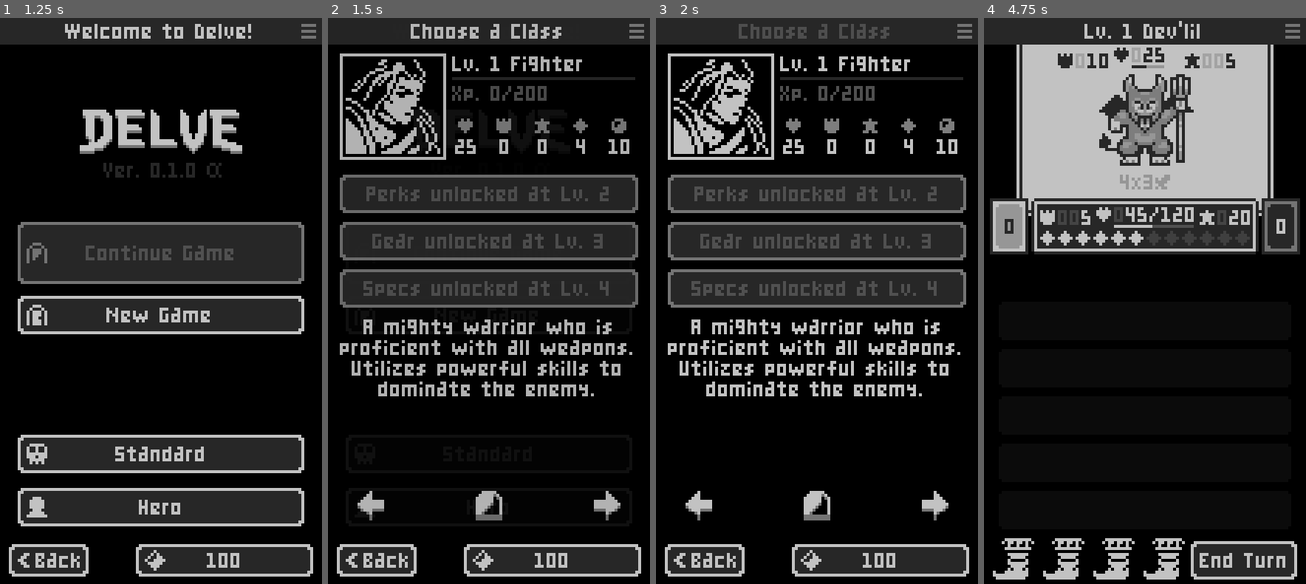
Above: before the commit, frames 1-4 (left to right).
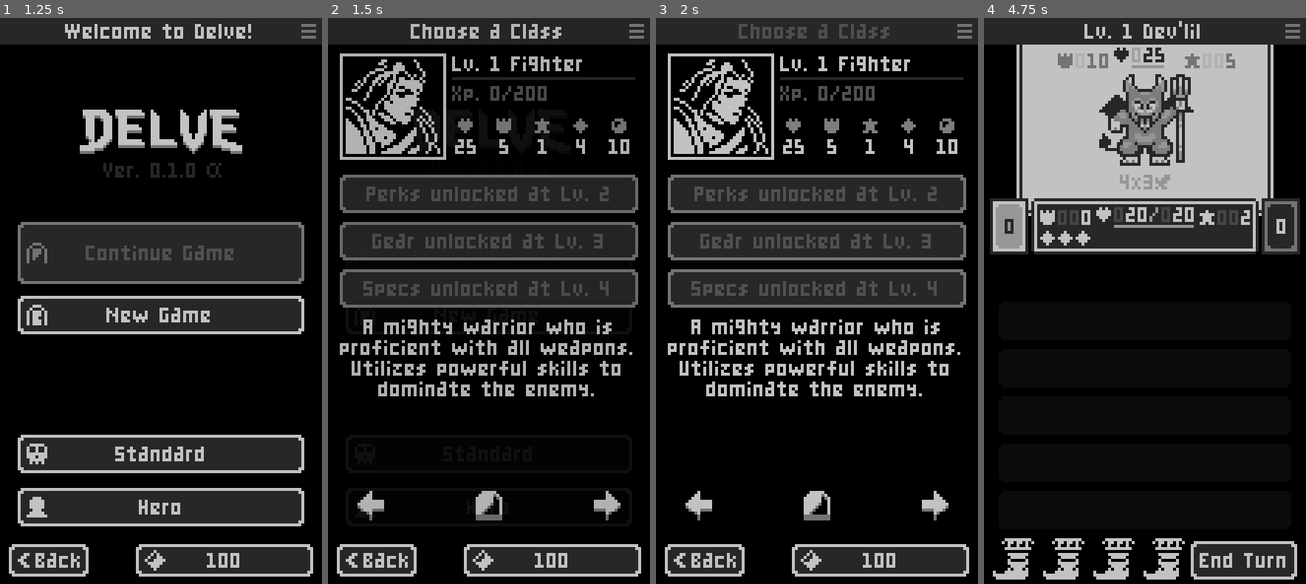
Above: after the commit, the same moments.

Repository: ashriot/Delve
Game: Godot game, scene res://src/core/Game.tscn
Two runs of this game, one before a commit and one after it. Both use one fixed random seed, a clock stepped at 60 frames per second and the inputs below.
Inputs (mouse positions are in pixels of both pictures, inside the frame that each line leads up to):
- Up to frame 1 (1.25 s): click "Back" at 0.5 s
- Up to frame 2 (1.5 s): click "New Game" at 1.25 s
- Up to frame 3 (2 s): no input
- Up to frame 4 (4.75 s): click "New Game" at 2 s; click (1264, 504) at 2.75 s; click (1264, 504) at 3.5 s; click "Hero" at 4.25 s

Frame 1 is identical in both runs. In frame 2, less than 0.1% of the frame differs, in the area x 53-68%, y 21-24%; in frame 3, less than 0.1%; in frame 4, 0.9%, in the area x 22-83%, y 6-41%.

Commit message:
ActionBtn ButtonUp bug

Diff:
--- a/project.godot
+++ b/project.godot
@@ -98,6 +98,11 @@
 "class": "Player",
 "language": "GDScript",
 "path": "res://resources/Player.gd"
+}, {
+"base": "BattleControl",
+"class": "PlayerPanel",
+"language": "GDScript",
+"path": "res://src/battle/PlayerPanel.gd"
 }, {
 "base": "BattleState",
 "class": "PlayerTurnStartState",
@@ -153,6 +158,7 @@
 "NextTurnState": "",
 "Perk": "",
 "Player": "",
+"PlayerPanel": "",
 "PlayerTurnStartState": "",
 "Run": "",
 "SaveGame": "",
--- a/resources/Player.gd
+++ b/resources/Player.gd
@@ -23,6 +23,7 @@
 	level = job.level
 	life_max = job.life
 	life = life_max
+	stamina = job.stamina
 	stamina_max = job.stamina
 	armor_initial = job.armor
 	mana_initial = job.mana
--- a/resources/jobs/fighter.tres
+++ b/resources/jobs/fighter.tres
@@ -11,8 +11,8 @@
 sprite_id = 0
 life = 25
 stamina = 4
-armor = 0
-mana = 0
+armor = 5
+mana = 1
 gold = 10
 level = 0
 xp = 0
--- a/src/battle/ActionBtn.gd
+++ b/src/battle/ActionBtn.gd
@@ -2,9 +2,9 @@
 class_name ActionBtn
 
 onready var btn := $Button
-onready var cost := $Button/Cost
+onready var cost_txt := $Button/Cost
 onready var cost_sprite := $Button/Cost/Icon/Sprite
-onready var stam_cost := $Button/StamCost
+onready var stam_cost_txt := $Button/StamCost
 onready var stam_img := $Button/StamCost/Image
 onready var dmg := $Button/Dmg
 onready var dmg_sprite := $Button/Dmg/Icon/Sprite
@@ -12,6 +12,9 @@
 
 onready var timer = $Timer
 onready var anim = $Button/AnimationPlayer
+
+var cost: int setget , get_cost
+var cost_type: int setget , get_cost_type
 
 var _action: Action
 var _played: bool
@@ -36,14 +39,14 @@
 func update_data() -> void:
 	emphasis.hide()
 	if _action.cost == 0:
-		stam_cost.hide()
-		cost.hide()
+		stam_cost_txt.hide()
+		cost_txt.hide()
 	elif _action.cost_type == Enums.ResourceType.STAMINA:
-		stam_cost.show()
+		stam_cost_txt.show()
 		stam_img.rect_size.x = _action.cost * 6
 	else:
-		cost.show()
-		cost.text = str(_action.cost)
+		cost_txt.show()
+		cost_txt.text = str(_action.cost)
 		cost_sprite.frame = _action.cost_type
 
 	btn.text = _action.title
@@ -58,11 +61,22 @@
 
 
 func play() -> void:
+	if _played: return
 	anim.play("Play")
 	_battle.play_action(self)
+	_played = true
+
+
+func get_cost() -> int:
+	return _action.cost
+
+
+func get_cost_type() -> int:
+	return _action.cost_type
 
 
 func _on_Button_up() -> void:
+	print("Button up!")
 	update_data()
 	timer.stop()
 	if _holding:
--- a/src/battle/Battle.gd
+++ b/src/battle/Battle.gd
@@ -7,13 +7,7 @@
 
 
 onready var enemy_panel := $EnemyPanel
-
-onready var player_life := $PlayerPanel/Life/Value
-onready var player_life_percent := $PlayerPanel/Life/Percent
-onready var player_armor := $PlayerPanel/Armor/Icon/Value
-onready var player_mana := $PlayerPanel/Mana/Icon/Value
-onready var player_stamina := $PlayerPanel/Stamina/StaminaCur
-onready var player_stamina_max := $PlayerPanel/Stamina/StaminaMax
+onready var player_panel := $PlayerPanel
 
 onready var draw_pile := $DrawPileIcon/DrawPile
 onready var draw_label := $DrawPileIcon/Label
@@ -45,9 +39,8 @@
 	enemy_panel.init(self)
 	enemy_panel.setup(enemy_job)
 	_deck = _game.save.deck
-	update_enemy_data()
-	enemy_panel.init(self)
 	player = _game.save.player
+	player_panel.init(self)
 	_hand_count = 0
 	self._draw_pile_count = 0
 	self._discard_pile_count = 0
@@ -104,12 +97,10 @@
 	pass
 
 
-func play_action(action: ActionBtn) -> void:
+func play_action(btn: ActionBtn) -> void:
 	self._discard_pile_count += 1
-
-
-func update_enemy_data() -> void:
-	enemy_panel.update_data()
+	if btn.cost > 0 and btn.cost_type == Enums.ResourceType.STAMINA:
+		player_panel.stamina_cur -= btn.cost
 
 
 func player_lost() -> bool:
@@ -130,18 +121,12 @@
 			return
 
 
-func pad_str(value: int, dark := false) -> String:
+func pad_str(value: int) -> String:
 	var string := str(value)
 	var zeros := "0".repeat(3 - string.length())
 
-	var transparent_color := "c2c2c2"
-	var main_color := "c2c2c2"
-	if dark:
-		transparent_color = "272727"
-		main_color = "272727"
-
-	var res := "[color=#33" + transparent_color + "]" + zeros + \
-		"[/color][color=#ff" + main_color + "]" + string + "[/color]"
+	var res := "[color=#33ffffff]" + zeros + \
+		"[/color][color=#ffffffff]" + string + "[/color]"
 	return res
 
 
--- a/src/battle/Battle.tscn
+++ b/src/battle/Battle.tscn
@@ -7,13 +7,11 @@
 [ext_resource path="res://assets/gui/img/star_white.png" type="Texture" id=5]
 [ext_resource path="res://assets/gui/img/ap_texture.png" type="Texture" id=6]
 [ext_resource path="res://assets/gui/img/square.png" type="Texture" id=7]
-[ext_resource path="res://assets/gui/img/heart_black.png" type="Texture" id=8]
+[ext_resource path="res://src/battle/PlayerPanel.gd" type="Script" id=8]
 [ext_resource path="res://assets/gui/elements/panel_white.tres" type="StyleBox" id=9]
 [ext_resource path="res://assets/gui/img/card_back.png" type="Texture" id=10]
 [ext_resource path="res://assets/gui/img/button_bg.png" type="Texture" id=11]
 [ext_resource path="res://src/battle/ItemBtn.tscn" type="PackedScene" id=12]
-[ext_resource path="res://assets/gui/img/shield_black.png" type="Texture" id=13]
-[ext_resource path="res://assets/gui/img/star_black.png" type="Texture" id=14]
 [ext_resource path="res://assets/images/sprites/icons.png" type="Texture" id=15]
 [ext_resource path="res://assets/images/sprites/conditions.png" type="Texture" id=16]
 [ext_resource path="res://src/battle/state/StateManager.gd" type="Script" id=17]
@@ -59,38 +57,6 @@
 "values": [ Color( 1, 1, 1, 0 ) ]
 }
 
-[sub_resource type="Animation" id=3]
-resource_name = "Idle"
-length = 1.2
-loop = true
-tracks/0/type = "value"
-tracks/0/path = NodePath("Enemy:frame")
-tracks/0/interp = 1
-tracks/0/loop_wrap = true
-tracks/0/imported = false
-tracks/0/enabled = true
-tracks/0/keys = {
-"times": PoolRealArray( 0, 0.4, 0.5, 0.8, 0.9 ),
-"transitions": PoolRealArray( 1, 1, 1, 1, 1 ),
-"update": 1,
-"values": [ 0, 1, 2, 1, 0 ]
-}
-
-[sub_resource type="Animation" id=4]
-length = 0.001
-tracks/0/type = "value"
-tracks/0/path = NodePath("Enemy:frame")
-tracks/0/interp = 1
-tracks/0/loop_wrap = true
-tracks/0/imported = false
-tracks/0/enabled = true
-tracks/0/keys = {
-"times": PoolRealArray( 0 ),
-"transitions": PoolRealArray( 1 ),
-"update": 0,
-"values": [ 1 ]
-}
-
 [node name="Battle" type="Control"]
 anchor_right = 1.0
 anchor_bottom = 1.0
@@ -147,6 +113,9 @@
 anchor_right = 1.0
 anchor_bottom = 1.0
 custom_styles/panel = ExtResource( 9 )
+__meta__ = {
+"_edit_lock_": true
+}
 
 [node name="Sprite" type="Sprite" parent="EnemyPanel"]
 position = Vector2( 20, 10 )
@@ -156,13 +125,14 @@
 frame = 1
 
 [node name="Life" type="TextureRect" parent="EnemyPanel"]
+self_modulate = Color( 0.152941, 0.152941, 0.152941, 1 )
 anchor_left = 0.5
 anchor_right = 0.5
 margin_left = -10.5
 margin_top = 10.0
 margin_right = -5.5
 margin_bottom = 15.0
-texture = ExtResource( 8 )
+texture = ExtResource( 3 )
 
 [node name="Percent" type="TextureProgress" parent="EnemyPanel/Life"]
 anchor_top = 1.0
@@ -180,6 +150,7 @@
 nine_patch_stretch = true
 
 [node name="Value" type="RichTextLabel" parent="EnemyPanel/Life"]
+self_modulate = Color( 0.152941, 0.152941, 0.152941, 1 )
 margin_left = 6.0
 margin_top = -1.0
 margin_right = 22.0
@@ -192,13 +163,14 @@
 scroll_active = false
 
 [node name="Armor" type="TextureRect" parent="EnemyPanel"]
+modulate = Color( 0.454902, 0.454902, 0.454902, 1 )
 anchor_left = 0.5
 anchor_right = 0.5
 margin_left = -29.5
 margin_top = 12.0
 margin_right = -24.5
 margin_bottom = 17.0
-texture = ExtResource( 13 )
+texture = ExtResource( 4 )
 
 [node name="Value" type="RichTextLabel" parent="EnemyPanel/Armor"]
 margin_left = 6.0
@@ -206,18 +178,19 @@
 margin_right = 18.0
 margin_bottom = 5.0
 bbcode_enabled = true
-bbcode_text = "[color=#55272727]0[/color][color=#ff272727]25[/color]"
+bbcode_text = "[color=#55ffffff]0[/color][color=#ffffffff]25[/color]"
 text = "025"
 scroll_active = false
 
 [node name="Mana" type="TextureRect" parent="EnemyPanel"]
+modulate = Color( 0.454902, 0.454902, 0.454902, 1 )
 anchor_left = 0.5
 anchor_right = 0.5
 margin_left = 13.5
 margin_top = 12.0
 margin_right = 18.5
 margin_bottom = 17.0
-texture = ExtResource( 14 )
+texture = ExtResource( 5 )
 
 [node name="Value" type="RichTextLabel" parent="EnemyPanel/Mana"]
 anchor_left = 1.0
@@ -227,7 +200,7 @@
 margin_right = 13.0
 margin_bottom = 5.0
 bbcode_enabled = true
-bbcode_text = "[color=#55272727]0[/color][color=#ff272727]25[/color]"
+bbcode_text = "[color=#55ffffff]0[/color][color=#ffffffff]25[/color]"
 text = "025"
 scroll_active = false
 
@@ -348,7 +321,7 @@
 hframes = 10
 vframes = 10
 
-[node name="PlayerPanel" type="Panel" parent="."]
+[node name="PlayerPanel" type="Control" parent="."]
 anchor_top = 0.5
 anchor_right = 1.0
 anchor_bottom = 0.5
@@ -356,8 +329,17 @@
 margin_top = -35.0
 margin_right = -16.0
 margin_bottom = -16.0
+script = ExtResource( 8 )
+
+[node name="Panel" type="Panel" parent="PlayerPanel"]
+anchor_right = 1.0
+anchor_bottom = 1.0
+__meta__ = {
+"_edit_lock_": true
+}
 
 [node name="Life" type="TextureRect" parent="PlayerPanel"]
+modulate = Color( 0.760784, 0.760784, 0.760784, 1 )
 anchor_left = 0.5
 anchor_top = 0.5
 anchor_right = 0.5
@@ -378,9 +360,10 @@
 margin_top = -3.5
 margin_right = 34.0
 margin_bottom = 3.5
+rect_rotation = 0.130395
 bbcode_enabled = true
-bbcode_text = "[color=#444]0[/color]45/120"
-text = "045/120"
+bbcode_text = "[color=#55ffffff]0[/color][color=#ffffffff]25[/color]/100"
+text = "025/100"
 scroll_active = false
 
 [node name="Percent" type="TextureProgress" parent="PlayerPanel/Life"]
@@ -407,6 +390,7 @@
 margin_bottom = -0.5
 
 [node name="Icon" type="TextureRect" parent="PlayerPanel/Armor"]
+self_modulate = Color( 0.760784, 0.760784, 0.760784, 1 )
 anchor_top = 0.5
 anchor_bottom = 0.5
 margin_top = -2.5
@@ -415,6 +399,7 @@
 texture = ExtResource( 4 )
 
 [node name="Value" type="RichTextLabel" parent="PlayerPanel/Armor/Icon"]
+self_modulate = Color( 0.760784, 0.760784, 0.760784, 1 )
 anchor_top = 0.5
 anchor_bottom = 0.5
 margin_left = 6.0
@@ -437,11 +422,13 @@
 margin_bottom = -0.5
 
 [node name="Icon" type="TextureRect" parent="PlayerPanel/Mana"]
+self_modulate = Color( 0.760784, 0.760784, 0.760784, 1 )
 margin_right = 5.0
 margin_bottom = 5.0
 texture = ExtResource( 5 )
 
 [node name="Value" type="RichTextLabel" parent="PlayerPanel/Mana/Icon"]
+self_modulate = Color( 0.760784, 0.760784, 0.760784, 1 )
 anchor_top = 0.5
 anchor_bottom = 0.5
 margin_left = 6.0
@@ -486,6 +473,8 @@
 texture = ExtResource( 6 )
 expand = true
 stretch_mode = 2
+
+[node name="AnimationPlayer" type="AnimationPlayer" parent="PlayerPanel"]
 
 [node name="DrawPileIcon" type="NinePatchRect" parent="."]
 margin_left = 2.0
--- a/src/battle/EnemyPanel.gd
+++ b/src/battle/EnemyPanel.gd
@@ -3,31 +3,57 @@
 
 
 onready var sprite := $Sprite
-onready var life := $Life/Value
+onready var life_txt := $Life/Value
 onready var life_percent := $Life/Percent
-onready var armor := $Armor/Value
-onready var mana := $Mana/Value
+onready var armor_txt := $Armor/Value
+onready var mana_txt := $Mana/Value
 onready var traits := $Traits
 onready var anim = $AnimationPlayer
 
 var _enemy: Enemy
+var life_cur: int setget set_life
+var life_max: int setget set_life_max
+var armor_cur: int setget set_armor
+var mana_cur: int setget set_mana
+
 
 func setup(enemy_job: EnemyJob) -> void:
+	traits.hide()
 	_enemy = Enemy.new()
 	_enemy.init(enemy_job)
 	_battle.banner = "Lv. " + str(_enemy.level) + " " + _enemy.title
 	sprite.texture = _enemy.texture
-	traits.hide()
-	update_data()
+	self.life_cur = _enemy.life
+	self.life_max = _enemy.life
+	self.armor_cur = _enemy.armor
+	self.mana_cur = _enemy.mana
 
 
-func update_data() -> void:
-	life.bbcode_text = _battle.pad_str(_enemy.life, true)
+func set_life(value: int) -> void:
+	value = int(clamp(value, 0, life_max))
+	life_cur = value
+	life_txt.bbcode_text = _battle.pad_str(_enemy.life)
+	life_percent.value = value
+
+
+func set_life_max(value: int) -> void:
+	life_max = value
+	life_percent.max_value = life_max
+
+
+func set_armor(value: int) -> void:
 	if _enemy.armor > 0:
 		$Armor.show()
-		armor.bbcode_text = _battle.pad_str(_enemy.armor, true)
+		armor_txt.bbcode_text = _battle.pad_str(_enemy.armor)
 	else: $Armor.hide()
+
+
+func set_mana(value: int) -> void:
 	if _enemy.mana > 0:
 		$Mana.show()
-		mana.bbcode_text = _battle.pad_str(_enemy.mana, true)
+		mana_txt.bbcode_text = _battle.pad_str(_enemy.mana)
 	else: $Mana.hide()
+
+
+func is_alive() -> bool:
+	return _enemy.life > 0
--- /dev/null
+++ b/src/battle/PlayerPanel.gd
@@ -0,0 +1,67 @@
+class_name PlayerPanel
+extends BattleControl
+
+onready var life_txt := $Life/Value
+onready var life_percent := $Life/Percent
+onready var armor_txt := $Armor/Icon/Value
+onready var mana_txt := $Mana/Icon/Value
+onready var anim = $AnimationPlayer
+onready var stamina_gauge := $Stamina/StaminaCur
+onready var stamina_gauge_max := $Stamina/StaminaMax
+
+var _player: Player
+var life_cur: int setget set_life
+var life_max: int setget set_life_max
+var armor_cur: int setget set_armor
+var mana_cur: int setget set_mana
+var stamina_cur: int setget set_stamina
+var stamina_max: int setget set_stamina_max
+
+func init(battle) -> void:
+	.init(battle)
+	_player = battle.player
+	self.life_cur = _player.life
+	self.life_max = _player.life_max
+	self.armor_cur = _player.armor_initial
+	self.mana_cur = _player.mana_initial
+	self.stamina_cur = _player.stamina
+	self.stamina_max = _player.stamina_max
+
+
+func set_life(value: int) -> void:
+	_player.life = value
+	var text = _battle.pad_str(_player.life) + "/" + \
+		_battle.pad_str(_player.life_max)
+	life_txt.bbcode_text = text
+
+
+func set_life_max(value: int) -> void:
+	life_max = value
+	life_percent.max_value = life_max
+
+
+func set_armor(value: int) -> void:
+	armor_cur = value
+	_player.armor = armor_cur
+	armor_txt.bbcode_text = _battle.pad_str(armor_cur)
+
+
+func set_mana(value: int) -> void:
+	mana_cur = value
+	_player.armor = mana_cur
+	mana_txt.bbcode_text = _battle.pad_str(mana_cur)
+
+
+func set_stamina(value: int) -> void:
+	stamina_cur = value
+	_player.stamina = stamina_cur
+	stamina_gauge.rect_size.x = stamina_cur * 6
+
+
+func set_stamina_max(value: int) -> void:
+	stamina_max = value
+	stamina_gauge_max.rect_size.x = stamina_max * 6
+
+
+func is_alive() -> bool:
+	return _player.life > 0
Binary file changed: assets/gui/img/heart_white.png
Binary file changed: assets/gui/img/shield_white.png
Binary file changed: assets/gui/img/star_white.png
Not shown: 1 places in src/battle/Battle.tscn that only renumber resources
